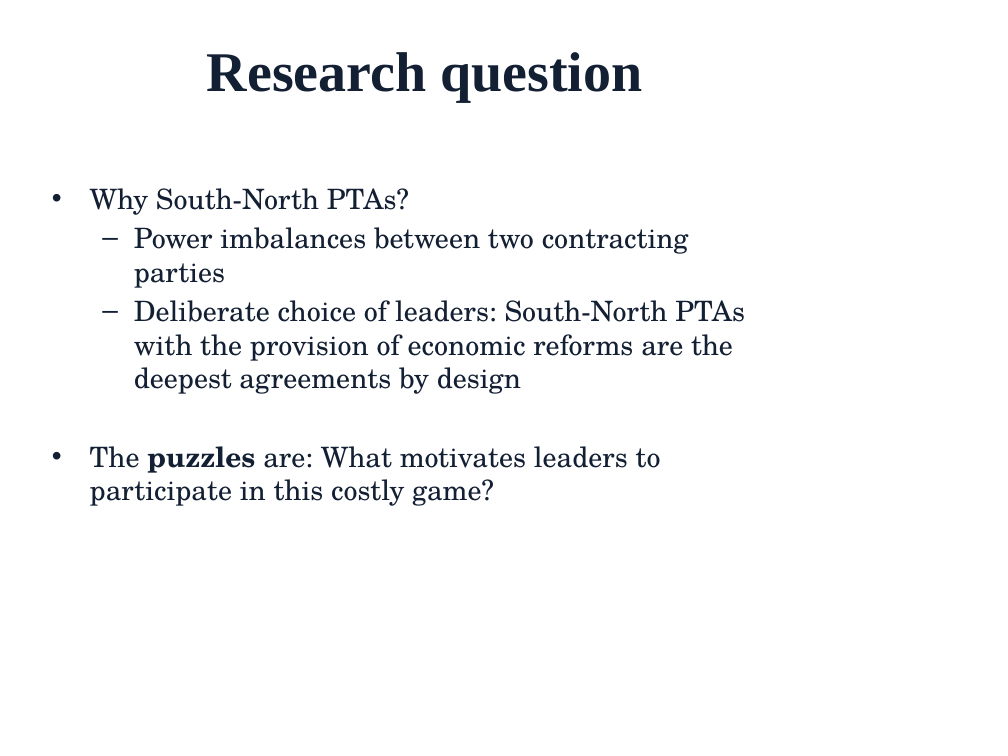
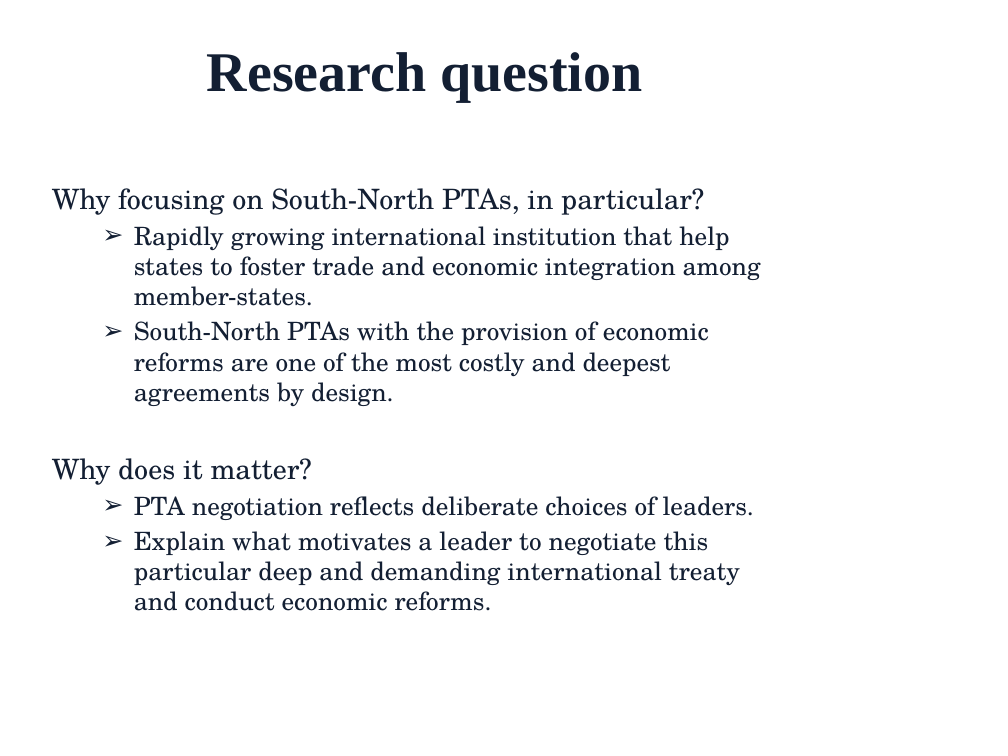
Before and after one commit to LucieLuS/First-year-Paper, a slide deck: slide 5 of Drafts at different points/Presentation slides_Sep10.pptx. Drawn at 1008x756 pixels with LibreOffice and Linux fonts; fonts in the diff are those of the drawing; background and template pictures are left out. Boxes give left, top, right and bottom in pixels: in the first picture for what was removed or moved away, otherwise in the second. Text is boxed around its words. In the diff, an @@ line names an element or a change of style, - is before the commit and + after.

```diff
--- a/Drafts at different points/Presentation slides_Sep10.pptx
+++ b/Drafts at different points/Presentation slides_Sep10.pptx
@@ text at (52,188,761,611): text changed; size 20 to 18 pt @@
-• Why South-North PTAs?
-  – Power imbalances between two contracting parties
-  – Deliberate choice of leaders: South-North PTAs with the provision of economic reforms are the deepest agreements by design
-• The puzzles are: What motivates leaders to participate in this costly game?
+Why focusing on South-North PTAs, in particular?
+  ➢ Rapidly growing international institution that help states to foster trade and economic integration among member-states.
+  ➢ South-North PTAs with the provision of economic reforms are one of the most costly and deepest agreements by design.
+Why does it matter?
+  ➢ PTA negotiation reflects deliberate choices of leaders.
+  ➢ Explain what motivates a leader to negotiate this particular deep and demanding international treaty and conduct economic reforms.
```
Also in this commit, not shown: 11 other slides changed, 1 slide added, 15 other files.
